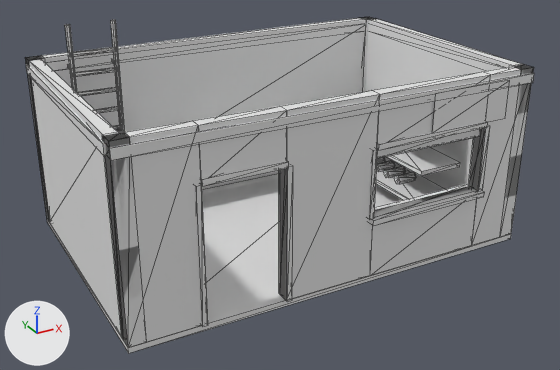
Before and after pictures for a commit that changed the OBJ model assets/tts/faultline-first-ruin-r1/core-shed-open.obj.
Rendered twice from a camera (50 mm lens) standing at (-4.92, -9.12, 5.28) and looking at (-0.2, -0.54, 0.99). The axes (+X, +Y, +Z) are drawn at lower left. The lights are the same throughout. The picture after the commit comes second. Mesh edges are drawn as thin lines. Where no turn or scale is listed for an object, it has been applied to the vertices.

Script lines for the objects in view, before the commit:
```python
me_core_shed_open = bpy.data.meshes.new('core-shed-open')
me_core_shed_open.from_pydata(...)  # 630 vertices, 1070 faces; spans x -2.92..2.92, y -1.98..1.93, z 0.0..3.02
ob_core_shed_open = bpy.data.objects.new('core-shed-open', me_core_shed_open)
ob_core_shed_open.location = (0.0, 0.0, 0.0)
```
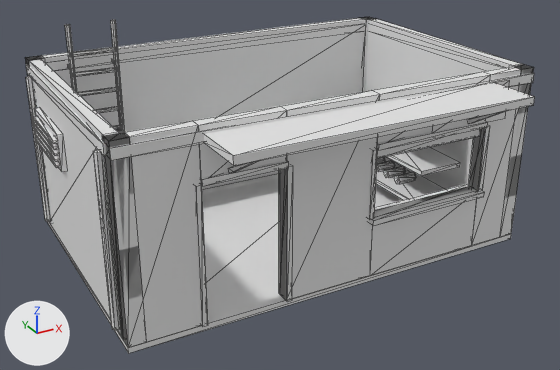
Changed parts and their boxes (x1, y1, x2, y2) in the pictures (560 x 370 px):
'core-shed-open', reshaped
    before: (25, 17, 534, 353)
    after: (25, 17, 535, 353)
part 1 of me_core_shed_open, added
    after: (26, 76, 51, 221)
part 2 of me_core_shed_open, added
    after: (94, 149, 120, 330)
part 3 of me_core_shed_open, added
    after: (34, 108, 67, 172)
part 4 of me_core_shed_open, added
    after: (36, 139, 60, 168)
part 5 of me_core_shed_open, added
    after: (36, 133, 59, 162)
part 6 of me_core_shed_open, added
    after: (35, 128, 58, 156)
part 7 of me_core_shed_open, added
    after: (34, 122, 58, 150)
part 8 of me_core_shed_open, added
    after: (33, 116, 57, 144)
part 9 of me_core_shed_open, added
    after: (204, 82, 535, 166)
part 10 of me_core_shed_open, added
    after: (228, 111, 504, 173)

Edits to the bpy script that builds the scene:
```text
Change me_core_shed_open:
    used by ob_core_shed_open; location = (0.0, 0.0, 0.0)
    remove me_core_shed_open.from_pydata(...)  # 630 vertices, 1070 faces; spans x -2.92..2.92, y -1.98..1.93, z 0.0..3.02
    add me_core_shed_open.from_pydata(...)  # 730 vertices, 1226 faces; spans x -3.01..2.92, y -2.64..1.93, z 0.0..3.02
    me_core_shed_open part 1: a new loose piece, a 7-sided cylinder along z spanning x -2.986..-2.884, y 1.553..1.652, z 0.18..2.36
    me_core_shed_open part 2: a new loose piece, a 7-sided cylinder along z spanning x -2.986..-2.884, y -1.647..-1.548, z 0.18..2.36
    me_core_shed_open part 3: a new loose piece, a box spanning x -2.964..-2.889, y 0.14..1.38, z 1.49..1.98
    me_core_shed_open part 4: a new loose piece, a box spanning x -3.009..-2.949, y 0.21..1.31, z 1.53..1.56
    me_core_shed_open part 5: a new loose piece, a box spanning x -3.009..-2.949, y 0.21..1.31, z 1.612..1.642
    me_core_shed_open part 6: a new loose piece, a box spanning x -3.009..-2.949, y 0.21..1.31, z 1.694..1.724
    me_core_shed_open part 7: a new loose piece, a box spanning x -3.009..-2.949, y 0.21..1.31, z 1.776..1.806
    me_core_shed_open part 8: a new loose piece, a box spanning x -3.009..-2.949, y 0.21..1.31, z 1.858..1.888
    me_core_shed_open part 9: a new loose piece, a box spanning x -1.88..2.18, y -2.64..-1.89, z 2.36..2.47
    me_core_shed_open part 10
    8 vertices are added at x -1.6..1.88, y -2.57..-2.55, z 2.34..2.39
    8 new vertices lie (0.0, 0.65, -0.38) away from vertices in x -1.6..1.88, y -2.57..-2.55, z 2.34..2.39
    24 new faces join them
```
